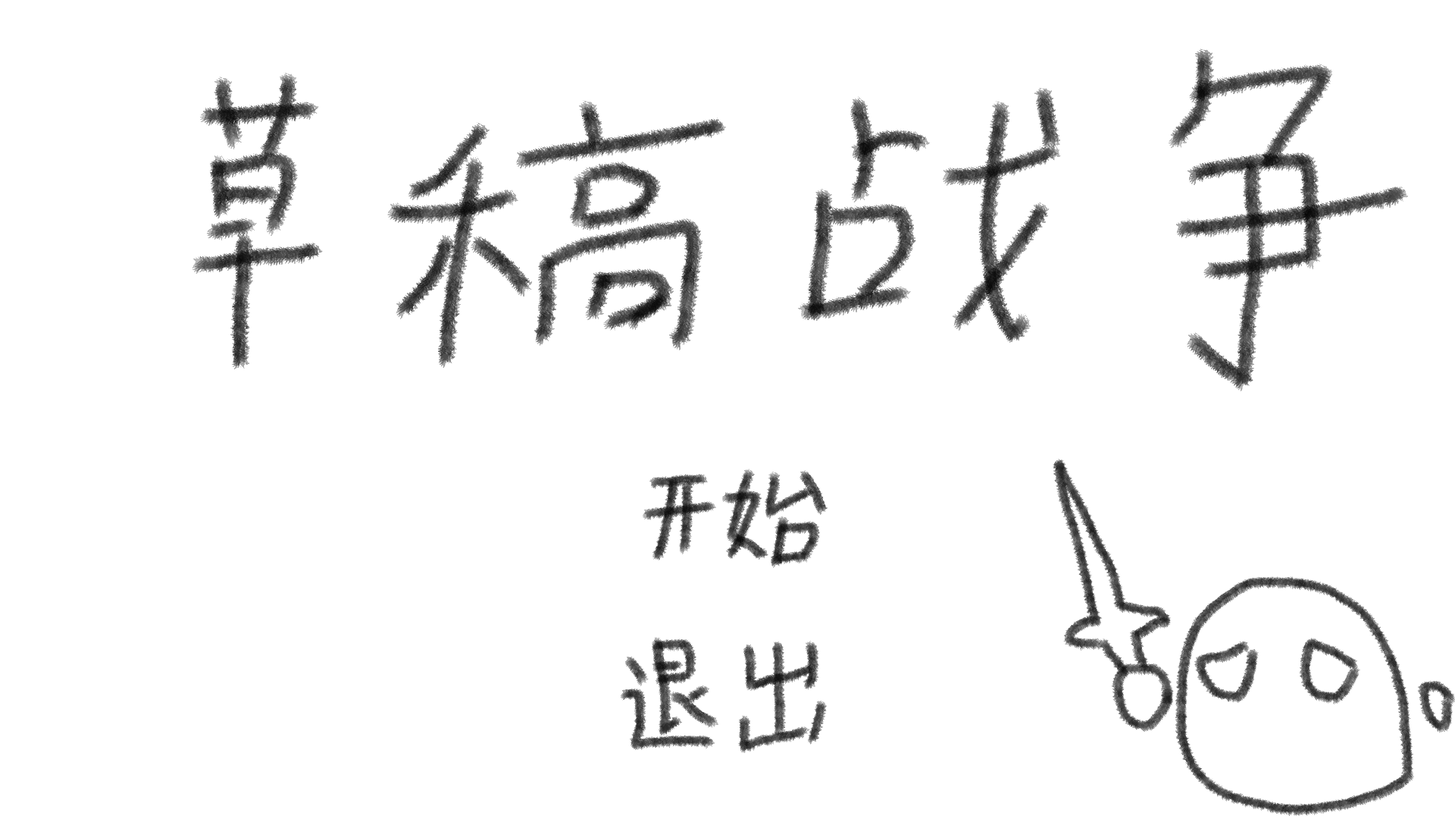
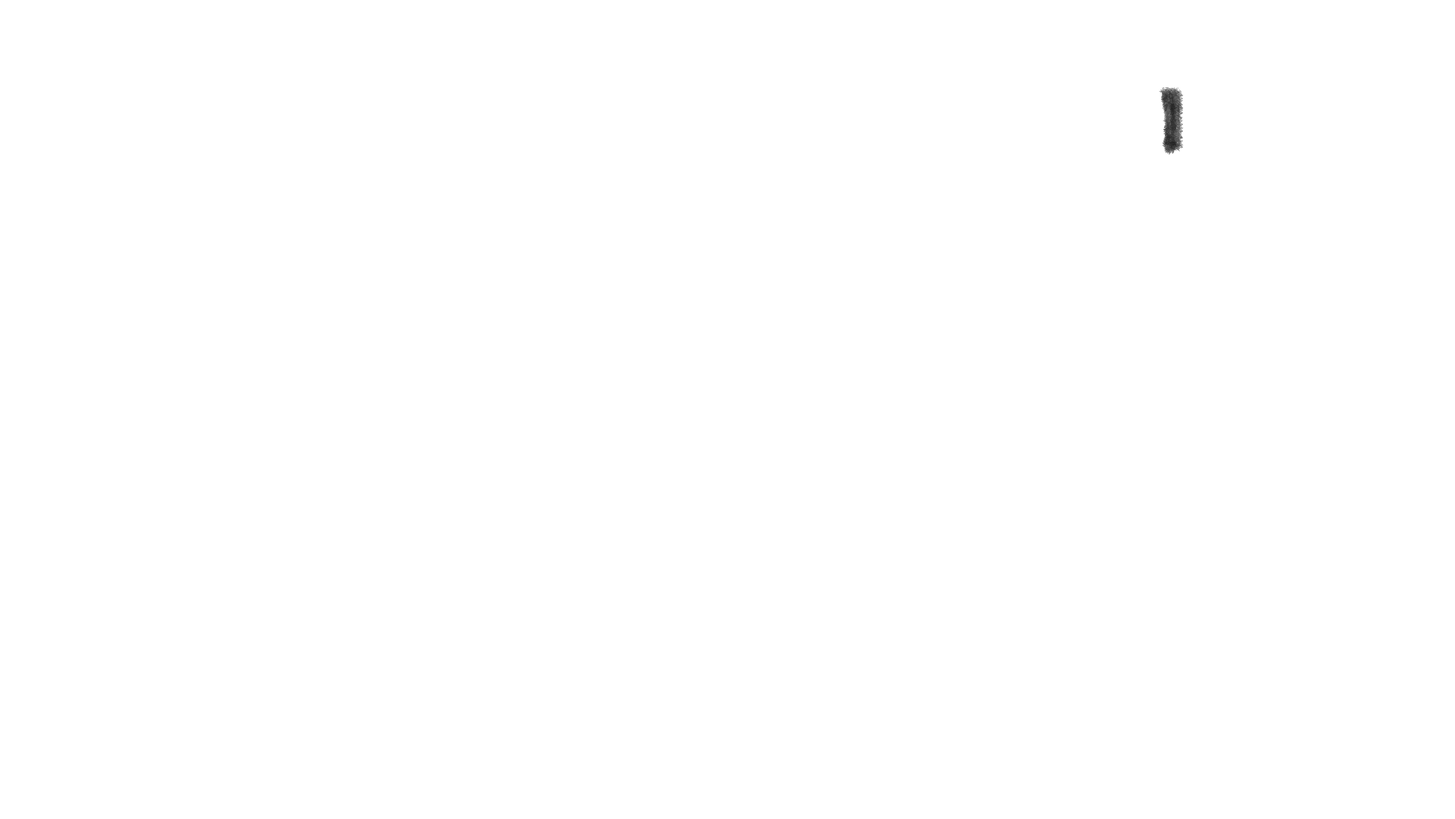
Layer changes from the first w=1455, h=819 image to the second:
added layer "图层 9" above "图层 8" over [1158,87,1184,155]
moved "图层 3" into group "组 1" over [1052,458,1455,816]
moved "图层 2" into group "组 1" over [620,636,827,753]
moved "图层 1" into group "组 1" over [642,468,828,568]
moved "图层 0" into group "组 1" over [192,48,1455,816]
